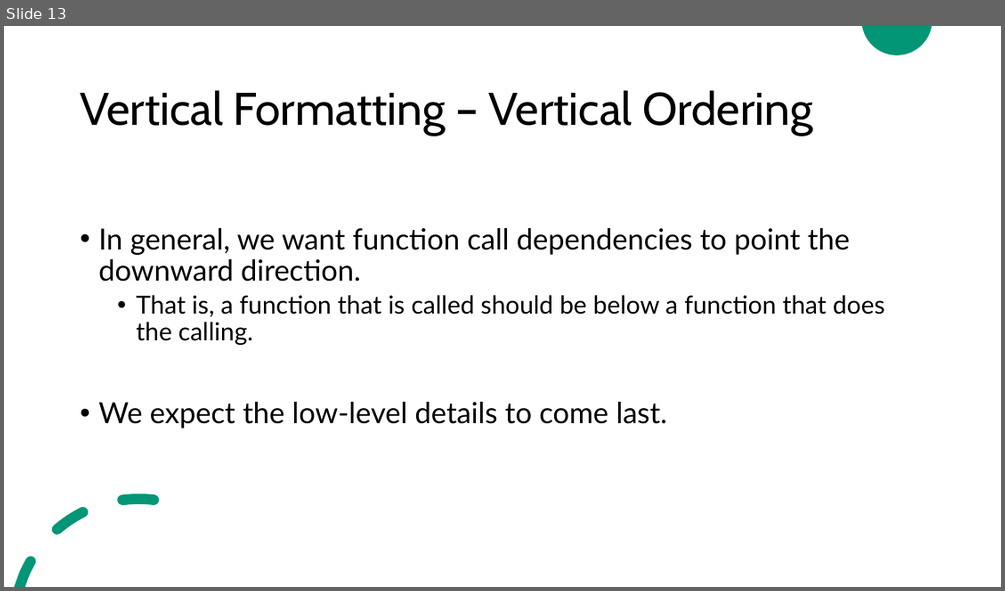
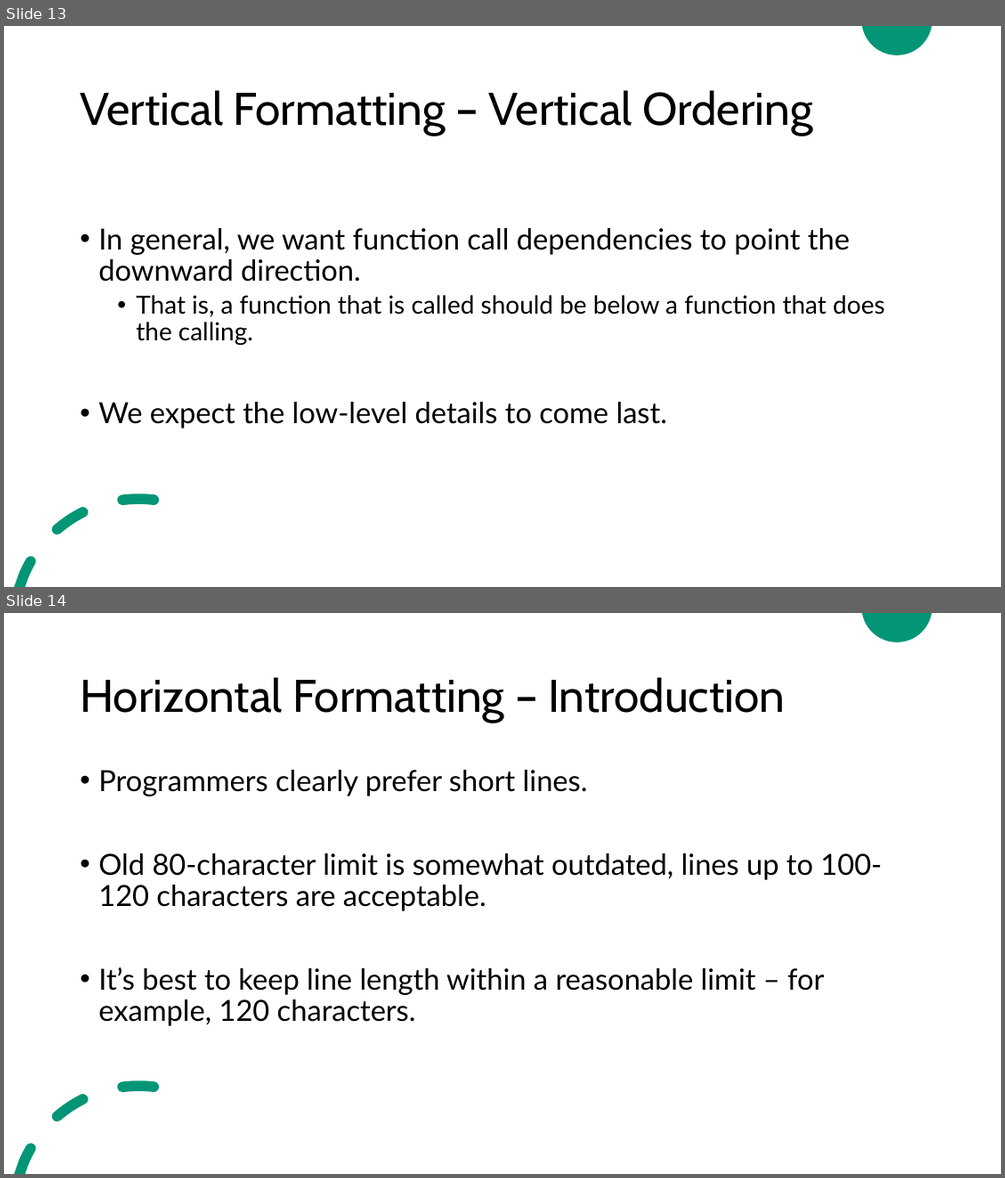
Before and after one commit to ZeinaZayed4/clean-code, a slide deck: Clean Code - Chapter 5.pptx. Shown one above the other, each under a label of ours: slide 13 before the commit, slides 13 and 14 after it. The pictures are 1005x591 and 1005x1178 pixels, drawn with LibreOffice and Linux fonts; fonts in the diff are those of the drawing. Boxes give left, top, right and bottom in pixels: in the first picture for what was removed or moved away, otherwise in the second. Text is boxed around its words. In the diff, an @@ line names an element or a change of style, - is before the commit and + after.

Commit message:
Update Clean Code - Chapter 5.pptx
Completed chapter 5 "formatting"

```diff
--- a/Clean Code - Chapter 5.pptx
+++ b/Clean Code - Chapter 5.pptx
@@ slide 14 added at box(4, 613, 1001, 1174), background #FFFFFF; not listed: 2 template elements that a slide beside it also shows @@
@@ title added at box(80, 677, 785, 722), 44 pt, text #000000 @@
+Horizontal Formatting – Introduction
@@ text added at box(98, 770, 882, 1026), 28 pt, text #000000 @@
+• Programmers clearly prefer short lines.
+• Old 80-character limit is somewhat outdated, lines up to 100-120 characters are acceptable.
+• It’s best to keep line length within a reasonable limit – for example, 120 characters.
```
Also in this commit, not shown: 9 other slides added.
